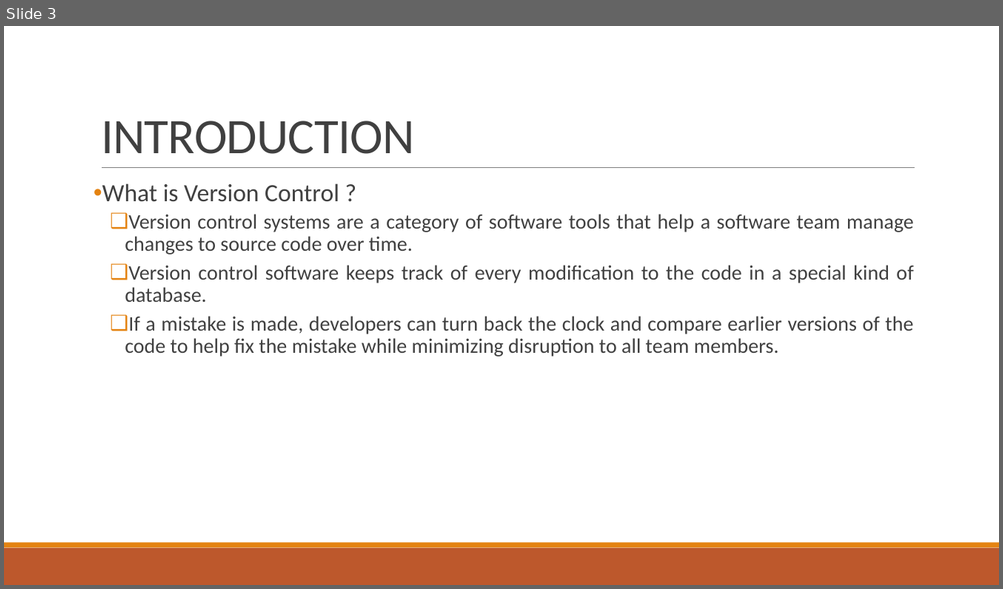
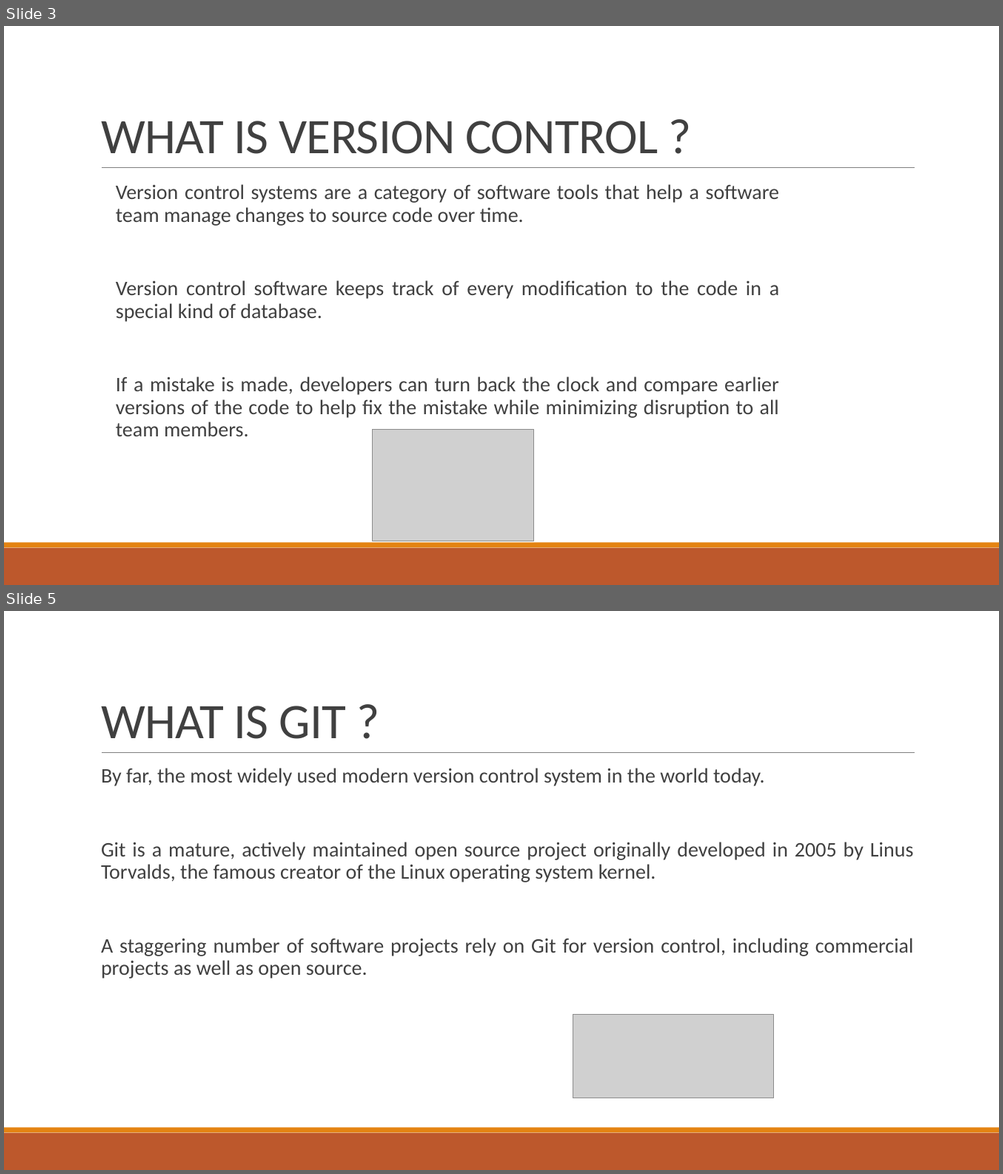
Before and after one commit to ismoop/Lecture-Notes, a slide deck: Lecture 3.pptx. Shown one above the other, each under a label of ours: slide 3 before the commit, slides 3 and 5 after it; the slides between them are not shown. The pictures are 1003x589 and 1003x1174 pixels, drawn with LibreOffice and Linux fonts; fonts in the diff are those of the drawing; grey boxes stand for pictures. Boxes give left, top, right and bottom in pixels: in the first picture for what was removed or moved away, otherwise in the second. Text is boxed around its words. In the diff, an @@ line names an element or a change of style, - is before the commit and + after.

```diff
--- a/Lecture 3.pptx
+++ b/Lecture 3.pptx
@@ slide 5 added at [4, 611, 999, 1170], background #FFFFFF; not listed: 3 template elements that a slide beside it also shows @@
@@ title added at [101, 706, 347, 739], 48 pt, text #404040 @@
+WHAT IS GIT ?
@@ text added at [101, 768, 913, 979], 20 pt, text #404040 @@
+  By far, the most widely used modern version control system in the world today.
+  Git is a mature, actively maintained open source project originally developed in 2005 by Linus Torvalds, the famous creator of the Linux operating system kernel.
+  A staggering number of software projects rely on Git for version control, including commercial projects as well as open source.
@@ picture added at [572, 1014, 774, 1098] @@
@@ slide 3 changed as well @@
@@ title at [101, 121, 657, 154]: text changed @@
-INTRODUCTION
+WHAT IS VERSION CONTROL ?
@@ text "Version control systems are a ...": place and size @@
-text "Version control systems are a ..." at [102, 184, 913, 357]
+text "Version control systems are a ..." at [116, 184, 780, 437]
@@ text "Version control systems are a ..." at [116, 184, 780, 437]: bullet ❑ to  ; list level 2 to 1 in "Version control systems are a ..."; list level 2 to 1 in "Version control software keeps track ..."; list level 2 to 1 in "If a mistake is made, ..." @@
@@ text at [102, 184, 339, 202]: paragraph removed @@
-• What is Version Control ?
@@ picture added at [372, 429, 534, 542] @@
```
Also in this commit, not shown: 3 other slides changed, 17 other slides added, 1 slide removed.
